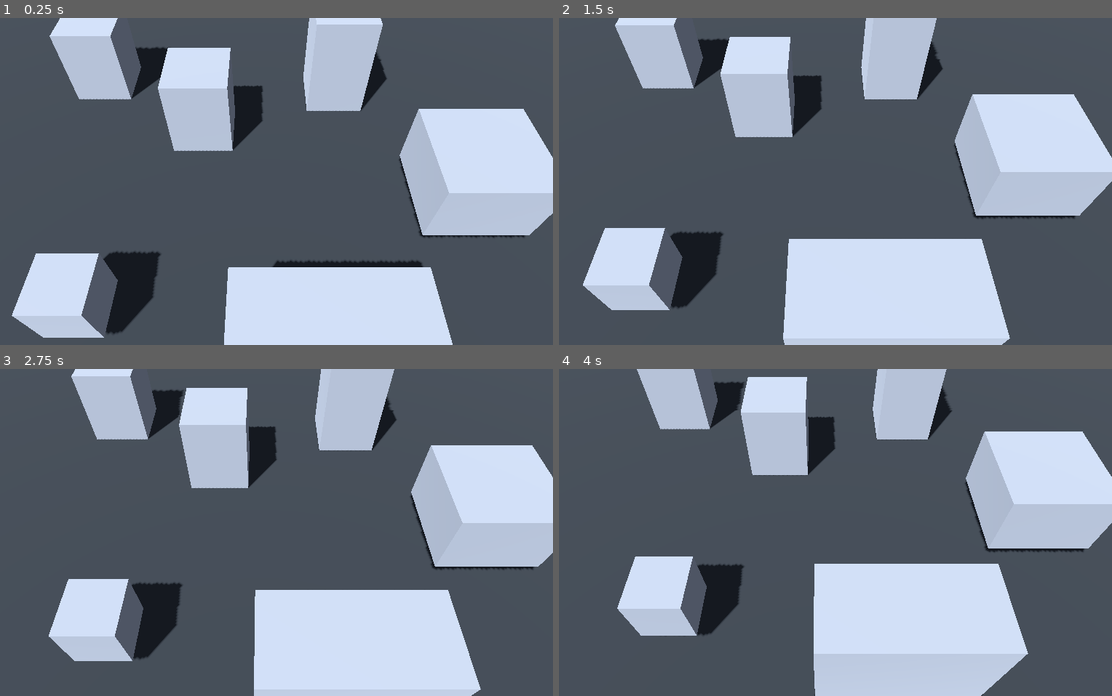
Above: before the commit, frames 1-4 (two rows, left to right).
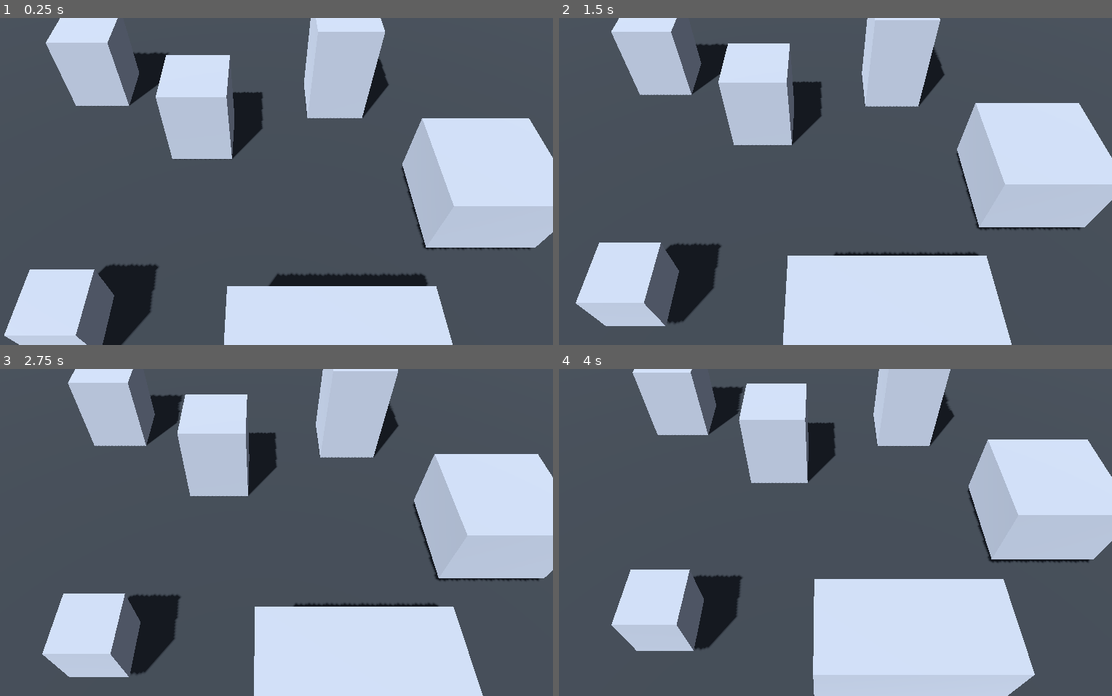
Above: after the commit, the same moments.

Repository: Technikhighknee/my-godot-collection
Game: Godot game, scene res://demos/rts_camera/RTSCameraDemo.tscn
Same seed, same stepped clock (60 frames per second), same inputs: the game is played once before the commit and once after it.
Inputs (mouse positions are in pixels of both pictures, inside the frame that each line leads up to):
- Up to frame 1 (0.25 s): no input
- Up to frame 2 (1.5 s): tap Enter at 0.5 s; move the mouse to (951, 165) at 0.52 s; tap S (camera_back) at 0.6 s; click (951, 165) at 0.67 s; tap Space at 1.25 s; drag from (702, 197) to (791, 246) at 1.27 s
- Up to frame 3 (2.75 s): tap Enter at 2 s; move the mouse to (320, 460) at 2.02 s; tap A (camera_left) at 2.1 s; click (320, 460) at 2.17 s
- Up to frame 4 (4 s): tap Space at 2.75 s; drag from (791, 597) to (647, 483) at 2.77 s; tap Enter at 3.5 s; move the mouse to (995, 581) at 3.52 s; tap S (camera_back) at 3.6 s; click (995, 581) at 3.67 s

The runs differ from the first frame. In frame 1, 10% of the frame differs, in the area x 0-100%, y 0-100%; in frame 2, 9.9%; in frame 3, 9.5%; in frame 4, 9.0%.

Commit message:
Raise the natural camera rig target

Diff:
--- a/rts_camera/RTSCamera.gd
+++ b/rts_camera/RTSCamera.gd
@@ -35,6 +35,7 @@
 @export_range(1.0, 85.0, 0.1) var near_pitch := 25.0;
 @export_range(5.0, 89.0, 0.1) var far_pitch := 65.0;
 @export_range(0.5, 4.0, 0.05) var zoom_arc_curve := 0.75;
+@export var rig_target_height := 1.5;
 @export_range(0.1, 85.0, 0.1) var min_orbit_pitch := 5.0;
 @export_range(5.0, 89.0, 0.1) var max_orbit_pitch := 85.0;
 
@@ -535,7 +536,10 @@
 	var right := Vector3(cos(_yaw), 0.0, -sin(_yaw));
 	var up := right.cross(forward).normalized();
 	var eye := _camera_position_for_state(_focus, _zoom, _yaw, _orbit_pitch_offset);
-	var center_world := _focus;
+	var center_world := resolve_ground_ray(eye, forward);
+
+	if not center_world.is_finite():
+		return INF;
 
 	var half_fov_tan := tan(deg_to_rad(camera.fov) * 0.5);
 	var half_width: float;
@@ -830,9 +834,10 @@
 	);
 
 func _rig_distance_for_height(height: float, rig_pitch: float) -> float:
+	var vertical_span := maxf(height - rig_target_height, 0.001);
 	var vertical_factor := maxf(sin(rig_pitch), 0.001);
-	return height / vertical_factor;
-
+
+	return vertical_span / vertical_factor;
 
 func _camera_position_for_state(
 	focus: Vector3,
@@ -842,8 +847,9 @@
 ) -> Vector3:
 	var rig_pitch := _rig_pitch(zoom, orbit_pitch_offset);
 	var distance := _rig_distance_for_height(zoom, rig_pitch);
-
-	return focus - _view_direction(rig_yaw, rig_pitch) * distance;
+	var target := focus + Vector3.UP * rig_target_height;
+
+	return target - _view_direction(rig_yaw, rig_pitch) * distance;
 
 func _apply_camera_transform_for_state(
 	focus: Vector3,
@@ -1164,6 +1170,7 @@
 	min_zoom = maxf(min_zoom, 0.001);
 	max_zoom = maxf(max_zoom, min_zoom);
 	initial_zoom = clampf(initial_zoom, min_zoom, max_zoom);
+	rig_target_height = clampf(rig_target_height, 0.0, maxf(min_zoom - 0.1, 0.0));
 
 	near_pitch = clampf(near_pitch, 1.0, 85.0);
 	far_pitch = clampf(far_pitch, near_pitch, 89.0);
